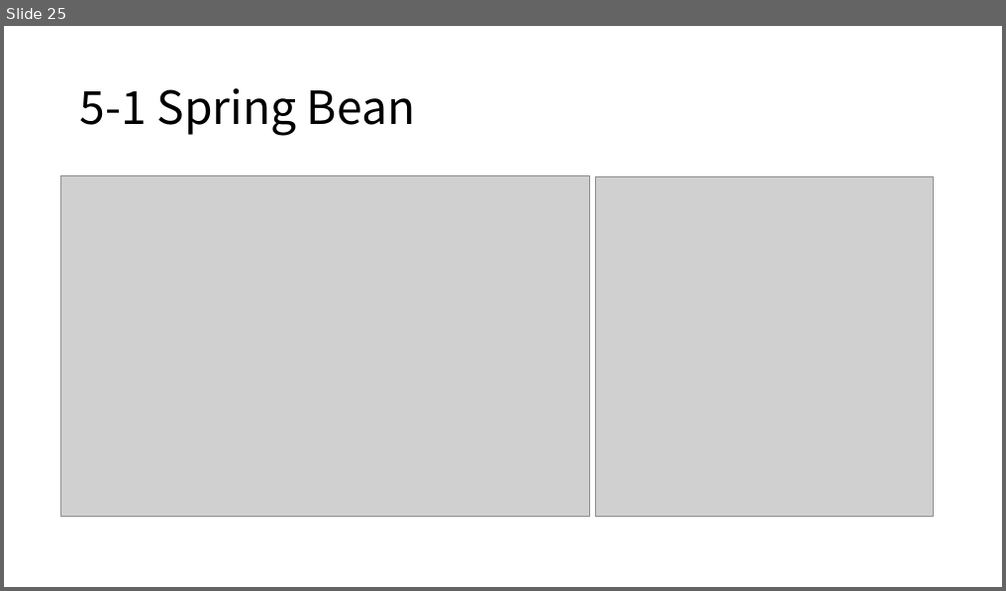
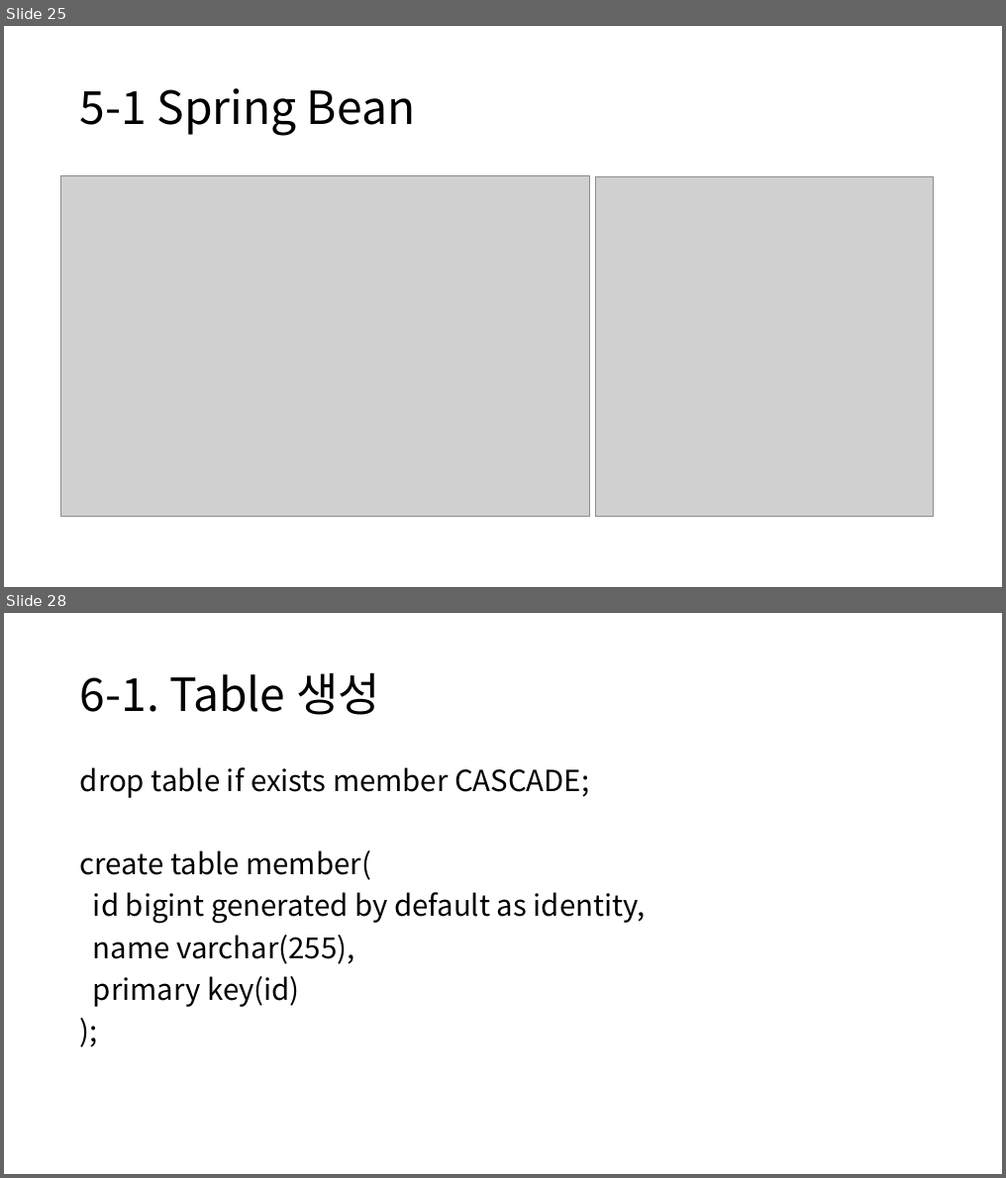
Before and after one commit to rkadbwkd/Spring-basic, a slide deck: Spring-basic.pptx. Shown one above the other, each under a label of ours: slide 25 before the commit, slides 25 and 28 after it; the slides between them are not shown. The pictures are 1006x591 and 1006x1178 pixels, drawn with LibreOffice and Linux fonts; fonts in the diff are those of the drawing; grey boxes stand for pictures. Boxes give left, top, right and bottom in pixels: in the first picture for what was removed or moved away, otherwise in the second. Text is boxed around its words. In the diff, an @@ line names an element or a change of style, - is before the commit and + after.

```diff
--- a/Spring-basic.pptx
+++ b/Spring-basic.pptx
@@ slide 28 added at (4,613,1002,1174), background #FFFFFF @@
@@ title added at (80,672,380,715), 44 pt, text #000000 @@
+6-1. Table 생성
@@ text added at (80,767,646,1007), 28 pt, text #000000 @@
+drop table if exists member CASCADE;
+create table member(
+id bigint generated by default as identity,
+name varchar(255),
+primary key(id)
+);
```
Also in this commit, not shown: 3 other slides added, 2 other files.
